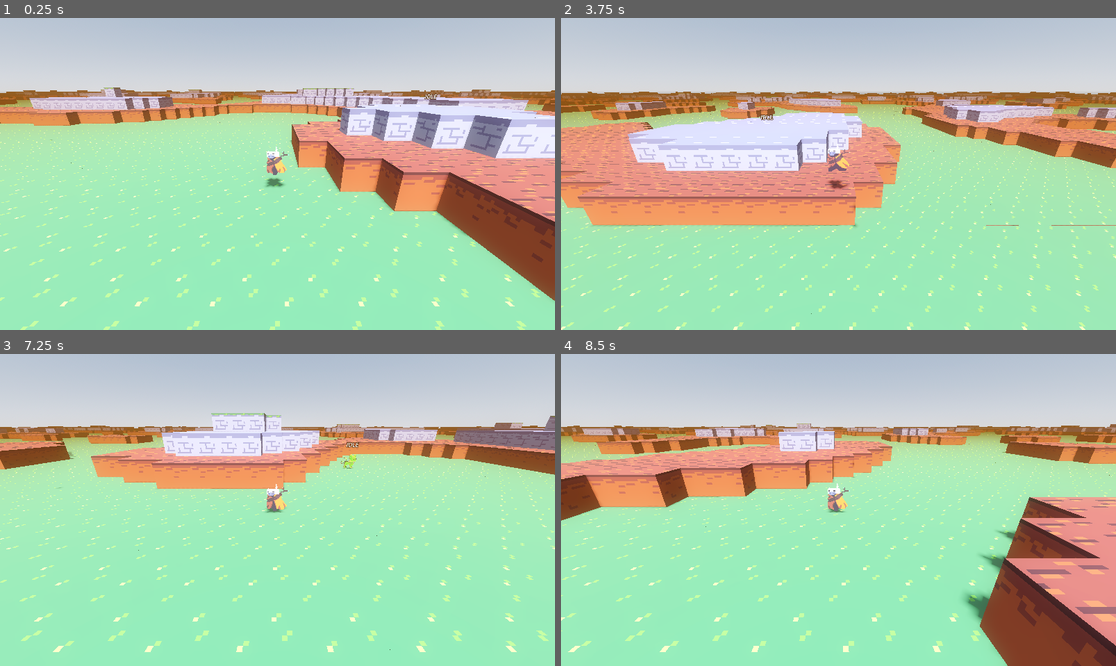
Above: before the commit, frames 1-4 (two rows, left to right).
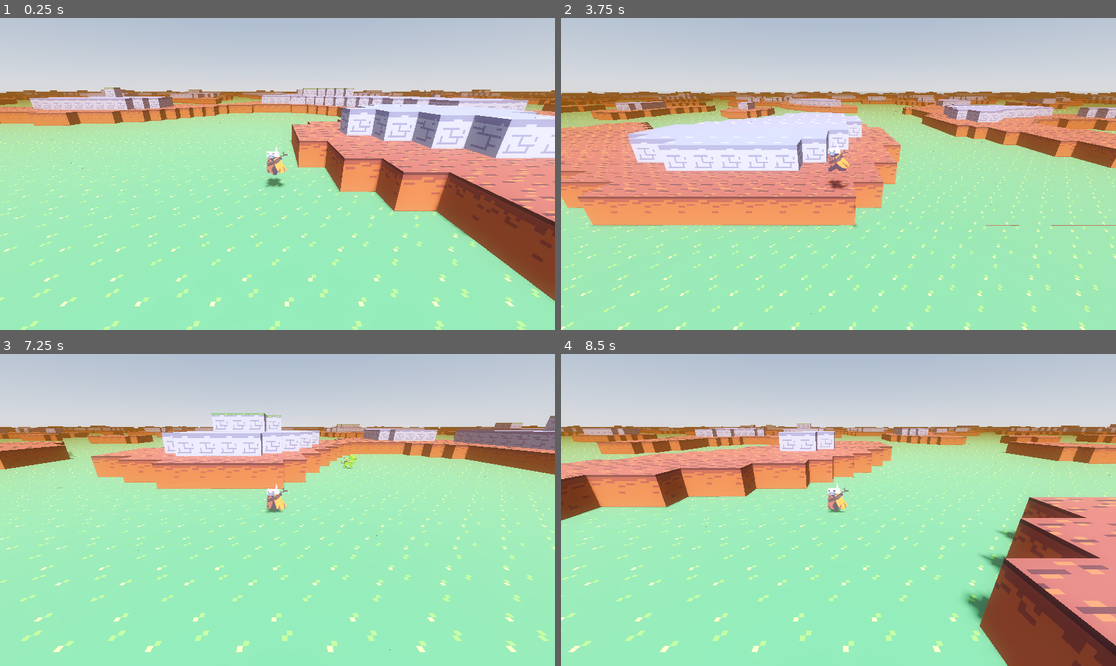
Above: after the commit, the same moments.

Repository: Boyquotes/CrashedWorldsGD
Game: Godot game, scene res://Scenes/Main.tscn
Same seed, same stepped clock (60 frames per second), same inputs: the game is played once before the commit and once after it.
Inputs (mouse positions are in pixels of both pictures, inside the frame that each line leads up to):
- Up to frame 1 (0.25 s): no input
- Up to frame 2 (3.75 s): tap Enter (ui_accept) at 0.5, 0.77, 1.52, 3.02 s; move the mouse to (960, 158) at 0.52 s; hold D (Right) 0.53-1.28 s; hold E (Interact) 0.53-1.28 s; click (960, 158) at 0.67 s; move the mouse to (727, 189) at 1.27 s; hold S (Backward) 1.28-2.03 s; right-click (727, 189) at 1.35 s; move the mouse to (894, 105) at 2.02 s; hold D (Right) 2.03-2.78 s; hold E (Interact) 2.03-2.78 s; move the mouse to (810, 236) at 2.77 s; hold W (Forward) 2.78-3.53 s; right-click (810, 236) at 2.85 s; click (810, 236) at 2.92 s; move the mouse to (1005, 220) at 3.52 s; hold A (Left) from 3.53 s (still down); hold E (Interact) from 3.53 s (still down)
- Up to frame 3 (7.25 s): tap Enter (ui_accept) at 3.77, 4.52, 6.02, 6.77 s; move the mouse to (111, 463) at 4.27 s; release E (Interact) at 4.28 s; right-click (111, 463) at 4.35 s; move the mouse to (305, 510) at 5.02 s; release A (Left) at 5.03 s; hold S (Backward) 5.03-5.78 s; hold E (Interact) 5.03-5.78 s; click (305, 510) at 5.17 s; move the mouse to (194, 432) at 5.77 s; hold D (Right) 5.78-6.53 s; right-click (194, 432) at 5.85 s; move the mouse to (399, 494) at 6.52 s; hold W (Forward) from 6.53 s (still down); hold E (Interact) from 6.53 s (still down)
- Up to frame 4 (8.5 s): move the mouse to (727, 525) at 7.27 s; release W (Forward) at 7.28 s; release E (Interact) at 7.28 s; hold D (Right) 7.28-8.03 s; right-click (727, 525) at 7.35 s; click (727, 525) at 7.42 s; tap Enter (ui_accept) at 7.52 s; move the mouse to (894, 441) at 8.02 s; hold S (Backward) from 8.03 s (still down); hold E (Interact) from 8.03 s (still down)

The runs differ from the first frame. In frame 1, less than 0.1% of the frame differs, in the area x 76-79%, y 24-27%; in frame 2, less than 0.1%, in the area x 35-76%, y 30-40%; in frame 3, less than 0.1%; in frame 4, less than 0.1%.

Commit message:
Remove text above entities

Diff:
--- a/Entities/Cow/cow.tscn
+++ b/Entities/Cow/cow.tscn
@@ -65,6 +65,7 @@
 
 [node name="Label3D" type="Label3D" parent="."]
 transform = Transform3D(1, 0, 0, 0, 1, 0, 0, 0, 1, 0, 0.422507, 0)
+visible = false
 text = "COUCOU"
 
 [node name="RayCast3D" type="RayCast3D" parent="."]
--- a/Entities/Wolf/Wolf3D/wolf3D.tscn
+++ b/Entities/Wolf/Wolf3D/wolf3D.tscn
@@ -72,6 +72,7 @@
 
 [node name="Label3D" type="Label3D" parent="."]
 transform = Transform3D(1, 0, 0, 0, 1, 0, 0, 0, 1, 0, 0.422507, 0)
+visible = false
 text = "COUCOU"
 
 [node name="RayCast3D" type="RayCast3D" parent="."]
--- a/project.godot
+++ b/project.godot
@@ -14,10 +14,6 @@
 run/main_scene="res://Scenes/Main.tscn"
 config/features=PackedStringArray("4.0", "Forward Plus")
 config/icon="res://icon.svg"
-
-[editor_plugins]
-
-enabled=PackedStringArray("res://addons/ridiculous_coding/plugin.cfg")
 
 [input]
 
